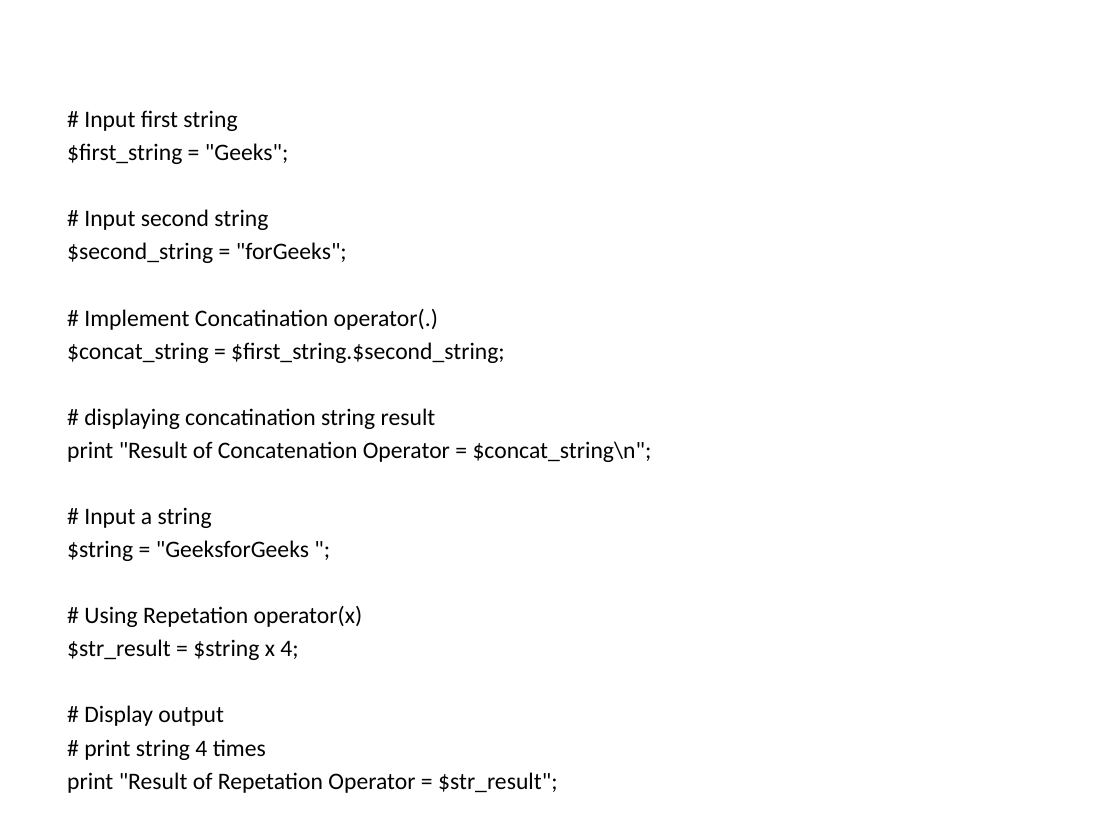
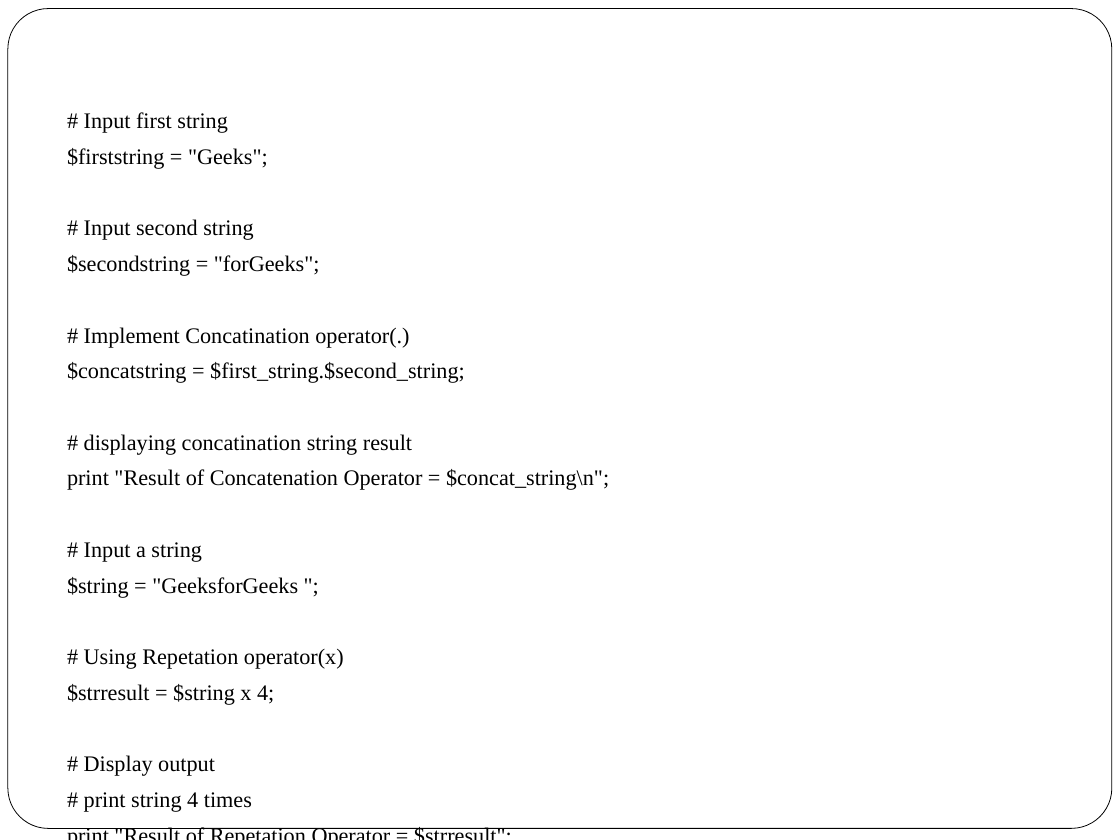
Before and after one commit to srivalli-project/BI_Team_Status, a slide deck: slide 26 of Santhoshi/PerlBasics.pptx (slide 22 before the commit). Drawn at 1120x840 pixels with LibreOffice and Linux fonts; fonts in the diff are those of the drawing. Boxes give left, top, right and bottom in pixels: in the first picture for what was removed or moved away, otherwise in the second. Text is boxed around its words. In the diff, an @@ line names an element or a change of style, - is before the commit and + after.

```diff
--- a/Santhoshi/PerlBasics.pptx
+++ b/Santhoshi/PerlBasics.pptx
@@ rounded rectangle added at [8, 9, 1112, 829], fill #FFFFFF, outline #000000 0.5 pt @@
@@ text at [67, 112, 609, 812]: size 15.2 to 14.3 pt, font Calibri to Times New Roman in "# Input first string", "# Input second string", "# Implement Concatination operator(.)", "# displaying concatination string result" and 6 more places; indent changed; more space between paragraphs @@
@@ text at [67, 148, 268, 169]: text changed; size 15.2 to 14.3 pt; font Calibri to Times New Roman @@
-$first_string = "Geeks";
+$firststring = "Geeks";
@@ text at [67, 255, 320, 276]: text changed; size 15.2 to 14.3 pt; font Calibri to Times New Roman @@
-$second_string = "forGeeks";
+$secondstring = "forGeeks";
@@ text at [67, 362, 465, 383]: text changed; size 15.2 to 14.3 pt; font Calibri to Times New Roman @@
-$concat_string = $first_string.$second_string;
+$concatstring = $first_string.$second_string;
@@ text at [67, 684, 274, 705]: text changed; size 15.2 to 14.3 pt; font Calibri to Times New Roman @@
-$str_result = $string x 4;
+$strresult = $string x 4;
@@ text at [67, 772, 557, 793]: text changed; size 15.2 to 14.3 pt; font Calibri to Times New Roman @@
-print "Result of Repetation Operator = $str_result";
+print "Result of Repetation Operator = $strresult";
```
Also in this commit, not shown: 47 other slides changed, 28 slides added, 3 other files.
